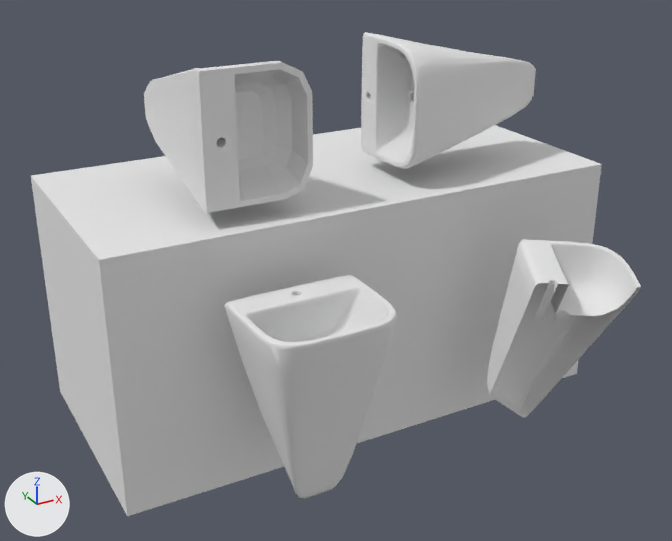
Renders of the OBJ model model/components/868227_Lavabo.obj from each side of a commit.
Rendered twice from a camera (50 mm lens) standing at (-50.4, -107.1, 64.3) and looking at (3.5, -9.1, 15.3). The axes (+X, +Y, +Z) are drawn at lower left. The lights are the same throughout. Where no turn or scale is listed for an object, it has been applied to the vertices.

The first picture shows '868227_Lavabo'.
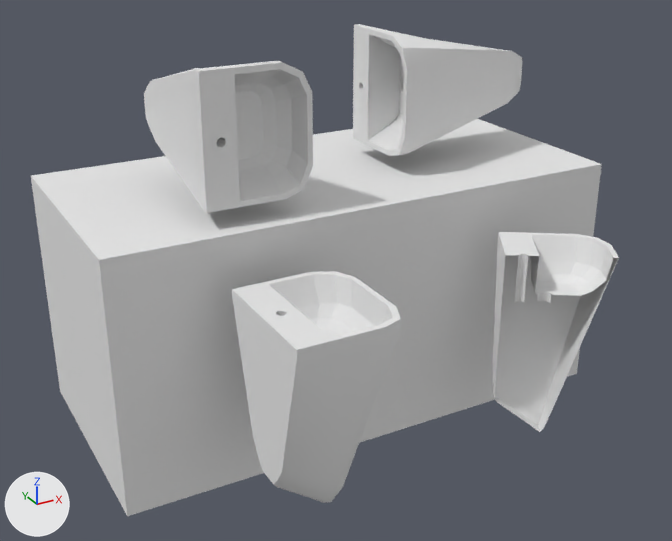
What differs and where, as boxes (x1, y1, x2, y2) in the pictures (672 x 541 px):
'868227_Lavabo', reshaped: before (31, 32, 642, 516); after (31, 24, 619, 516)
part 1 of me_868227_lavabo, added: after (232, 271, 401, 503)
part 2 of me_868227_lavabo, deleted: before (224, 275, 397, 499)
part 3 of me_868227_lavabo, deleted: before (487, 239, 642, 417)
part 4 of me_868227_lavabo, cut back: before (361, 32, 536, 169); after (353, 24, 619, 432)

Patch to the scene script:
```diff
--- a/model/components/868227_Lavabo.obj.py
+++ b/model/components/868227_Lavabo.obj.py
@@ me_868227_lavabo @@
 # used by ob_868227_lavabo; location = (0.0, 0.0, 0.0)
-me_868227_lavabo.from_pydata(...)  # 3003 vertices, 3570 faces; spans x -28.6..42.1, y -36.1..17.3, z -7.6..43.9
+me_868227_lavabo.from_pydata(...)  # 982 vertices, 930 faces; spans x -28.6..42.1, y -35.7..17.3, z -7.6..43.9
+# me_868227_lavabo part 1: the loose piece of 272 vertices spanning x -15.5..-1.9, y -13.4..11.4, z 28.0..43.9 is copied, and the copy is turned -90 degrees about the x axis through its middle, then moved by (0.0, -26.7, -27.2); it spans x -15.5..-1.9, y -35.7..-19.8, z -3.6..21.2
+# me_868227_lavabo part 2: the loose piece of 1072 vertices spanning x -16.9..-0.9, y -34.0..-20.6, z -4.1..20.4 is deleted
+# me_868227_lavabo part 3: the loose piece of 579 vertices spanning x 17.6..31.6, y -36.1..-22.9, z -4.2..21.8 is deleted
+# me_868227_lavabo part 4: 5 vertices moved from x 12.2..29.3, y -13.0..-4.0, z 28.7..43.2 to x 14.3..35.7, y -28.4..3.8, z 15.7..37.0; 1067 vertices removed from x 12.1..36.6, y -13.5..-0.1, z 28.0..43.9; 425 vertices added at x 14.3..39.0, y -33.1..5.6, z -4.0..43.9
 me_868227_lavabo.materials.append(mat_01___default)
```
